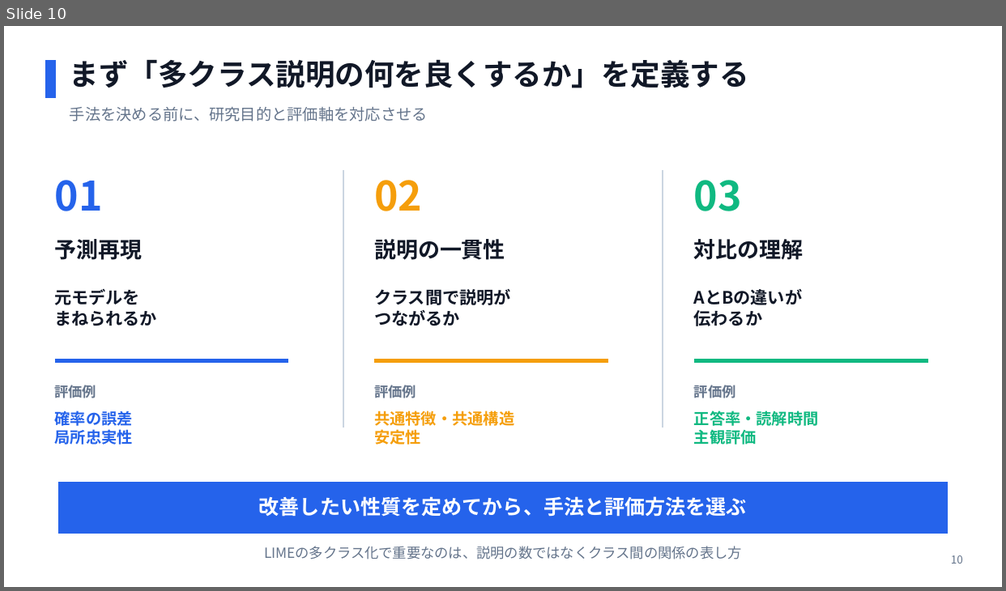
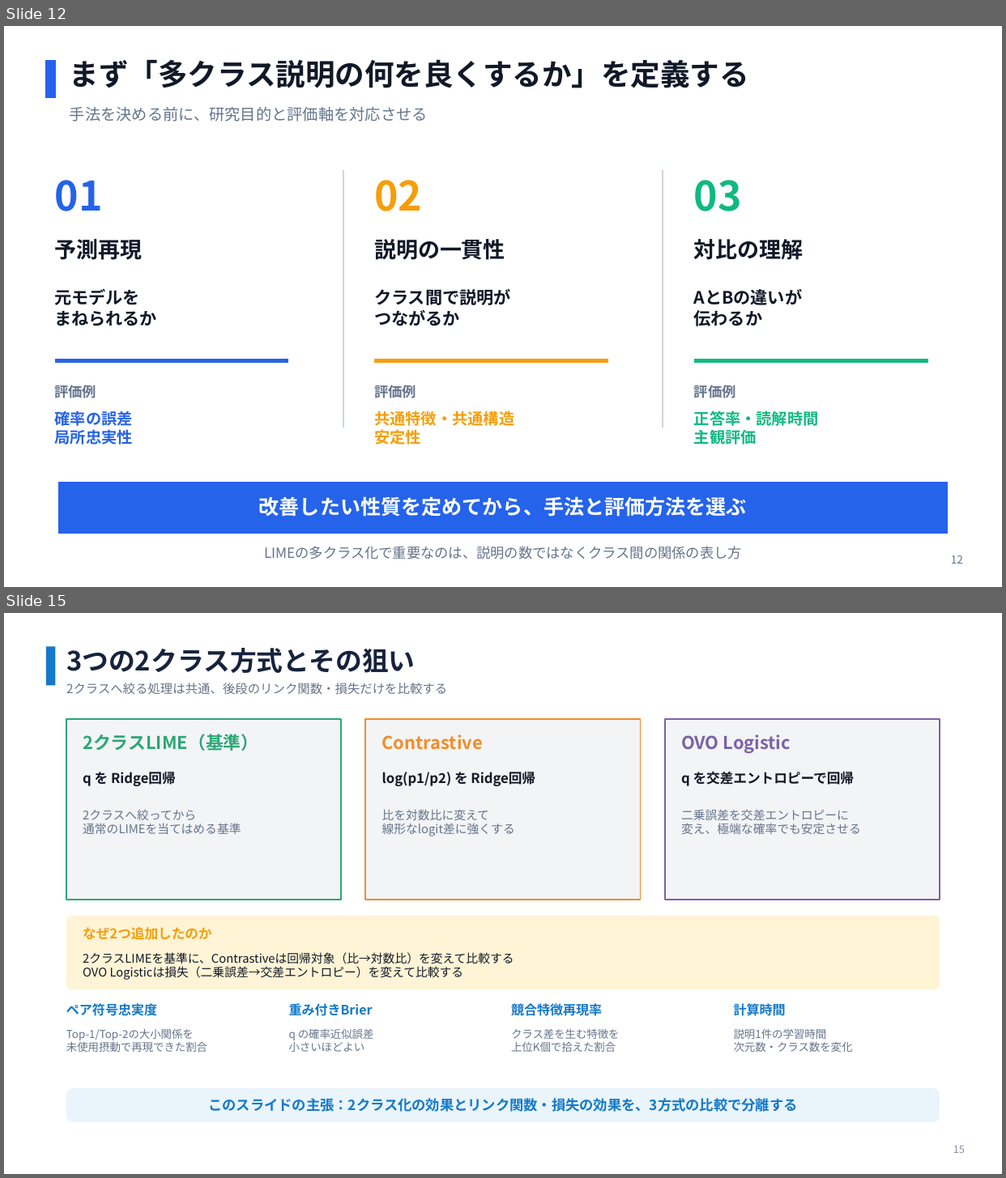
Before and after one commit to SoutaIkegame/Multi-Class-LIME-v2, a slide deck: pptx/MIDTERM_PRESENTATION_WITH_RESULTS_V2_2026-09-09.pptx. Shown one above the other, each under a label of ours: slide 10 before the commit, slides 12 and 15 after it; the slides between them are not shown. The pictures are 1006x591 and 1006x1178 pixels, drawn with LibreOffice and Linux fonts; fonts in the diff are those of the drawing. Boxes give left, top, right and bottom in pixels: in the first picture for what was removed or moved away, otherwise in the second. Text is boxed around its words. In the diff, an @@ line names an element or a change of style, - is before the commit and + after.

```diff
--- a/pptx/MIDTERM_PRESENTATION_WITH_RESULTS_V2_2026-09-09.pptx
+++ b/pptx/MIDTERM_PRESENTATION_WITH_RESULTS_V2_2026-09-09.pptx
@@ slide 15 added at [4, 613, 1002, 1174], background #FFFFFF @@
@@ rectangle added at [46, 647, 55, 686], fill #1479C9 @@
@@ text added at [66, 648, 415, 673], 25.5 pt, text #17233D, bold @@
+3つの2クラス方式とその狙い
@@ text added at [66, 683, 447, 694], 12 pt, text #687386 @@
+2クラスへ絞る処理は共通、後段のリンク関数・損失だけを比較する
@@ rectangle added at [66, 719, 341, 900], fill #F3F4F6, outline #2AA876 1.5 pt @@
@@ text added at [83, 734, 258, 751], 17 pt, text #2AA876, bold @@
+2クラスLIME（基準）
@@ rectangle added at [365, 719, 641, 900], fill #F3F4F6, outline #F28C28 1.5 pt @@
@@ rectangle added at [665, 719, 940, 900], fill #F3F4F6, outline #7B61A8 1.5 pt @@
@@ text added at [382, 735, 483, 750], 17 pt, text #F28C28, bold @@
+Contrastive
@@ text added at [681, 735, 791, 753], 17 pt, text #7B61A8, bold @@
+OVO Logistic
@@ text added at [83, 772, 176, 786], 13 pt, text #111827, bold @@
+q を Ridge回帰
@@ text added at [382, 772, 535, 786], 13 pt, text #111827, bold @@
+log(p1/p2) を Ridge回帰
@@ text added at [681, 771, 854, 786], 13 pt, text #111827, bold @@
+q を交差エントロピーで回帰
@@ text added at [83, 810, 241, 834], 11.5 pt, text #64748B @@
+2クラスへ絞ってから
+通常のLIMEを当てはめる基準
@@ text added at [382, 809, 515, 837], 11.5 pt, text #64748B @@
+比を対数比に変えて
+線形なlogit差に強くする
@@ text added at [681, 809, 861, 834], 11.5 pt, text #64748B @@
+二乗誤差を交差エントロピーに
+変え、極端な確率でも安定させる
@@ rounded rectangle added at [66, 916, 940, 990], fill #FFF4D6 @@
@@ text added at [83, 927, 212, 940], 13 pt, text #F59E0B, bold @@
+なぜ2つ追加したのか
@@ text added at [83, 952, 513, 980], 11.5 pt, text #111827 @@
+2クラスLIMEを基準に、Contrastiveは回帰対象（比→対数比）を変えて比較する
+OVO Logisticは損失（二乗誤差→交差エントロピー）を変えて比較する
@@ text added at [66, 1003, 157, 1016], 12.5 pt, text #1479C9, bold @@
+ペア符号忠実度
@@ text added at [289, 1003, 373, 1016], 12.5 pt, text #1479C9, bold @@
+重み付きBrier
@@ text added at [511, 1003, 602, 1016], 12.5 pt, text #1479C9, bold @@
+競合特徴再現率
@@ text added at [734, 1003, 786, 1016], 12.5 pt, text #1479C9, bold @@
+計算時間
@@ text added at [66, 1029, 207, 1052], 10.5 pt, text #64748B @@
+Top-1/Top-2の大小関係を
+未使用摂動で再現できた割合
@@ text added at [289, 1029, 374, 1052], 10.5 pt, text #64748B @@
+q の確率近似誤差
+小さいほどよい
@@ text added at [511, 1029, 620, 1052], 10.5 pt, text #64748B @@
+クラス差を生む特徴を
+上位K個で拾えた割合
@@ text added at [734, 1029, 853, 1052], 10.5 pt, text #64748B @@
+説明1件の学習時間
+次元数・クラス数を変化
@@ rounded rectangle added at [66, 1088, 940, 1122], fill #EAF4FB @@
@@ text added at [208, 1098, 797, 1112], 13.5 pt, text #1479C9, bold @@
+このスライドの主張：2クラス化の効果とリンク関数・損失の効果を、3方式の比較で分離する
@@ text added at [953, 1146, 965, 1153], 9.8 pt, text #8993A4 @@
+15
@@ what was slide 10 is now slide 12 @@
@@ slide 12 changed as well @@
@@ text at [951, 556, 963, 564]: text changed @@
-10
+12
```
Also in this commit, not shown: 16 other slides changed, 5 other slides added, 1 slide removed, 2 other files.
